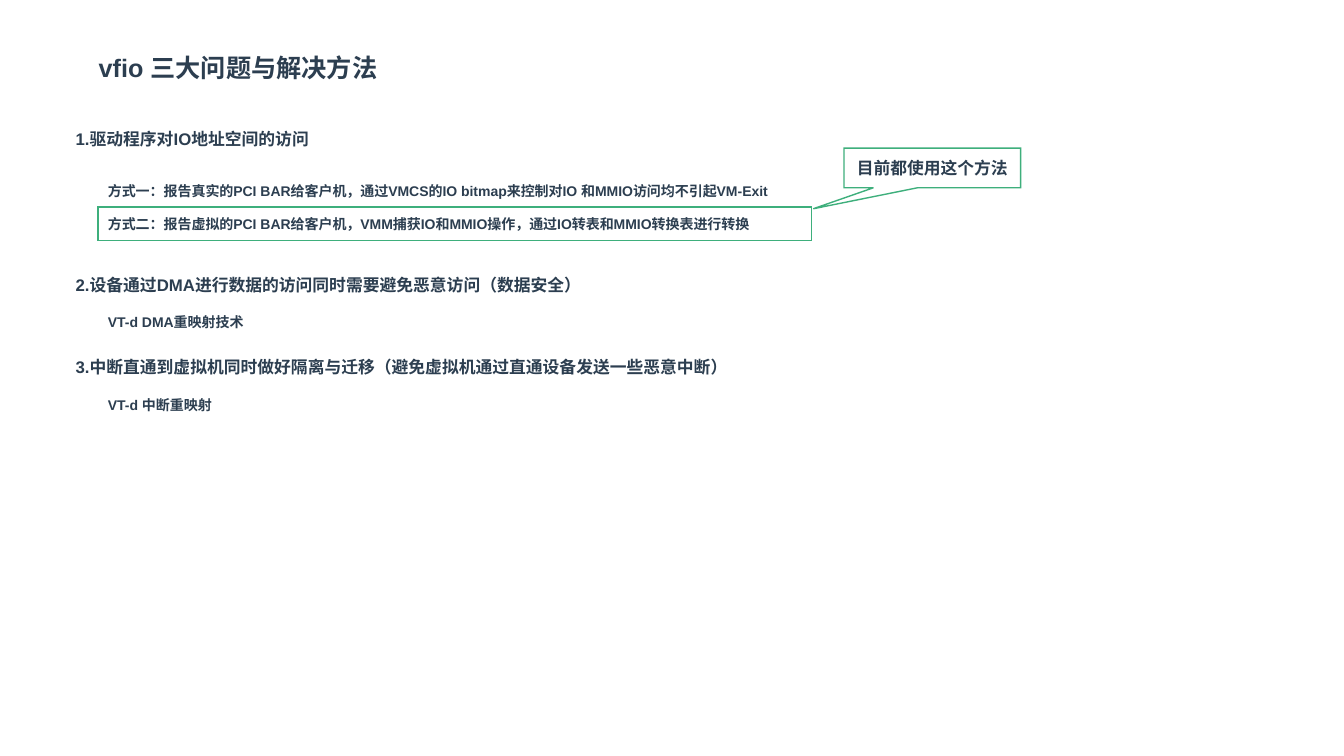
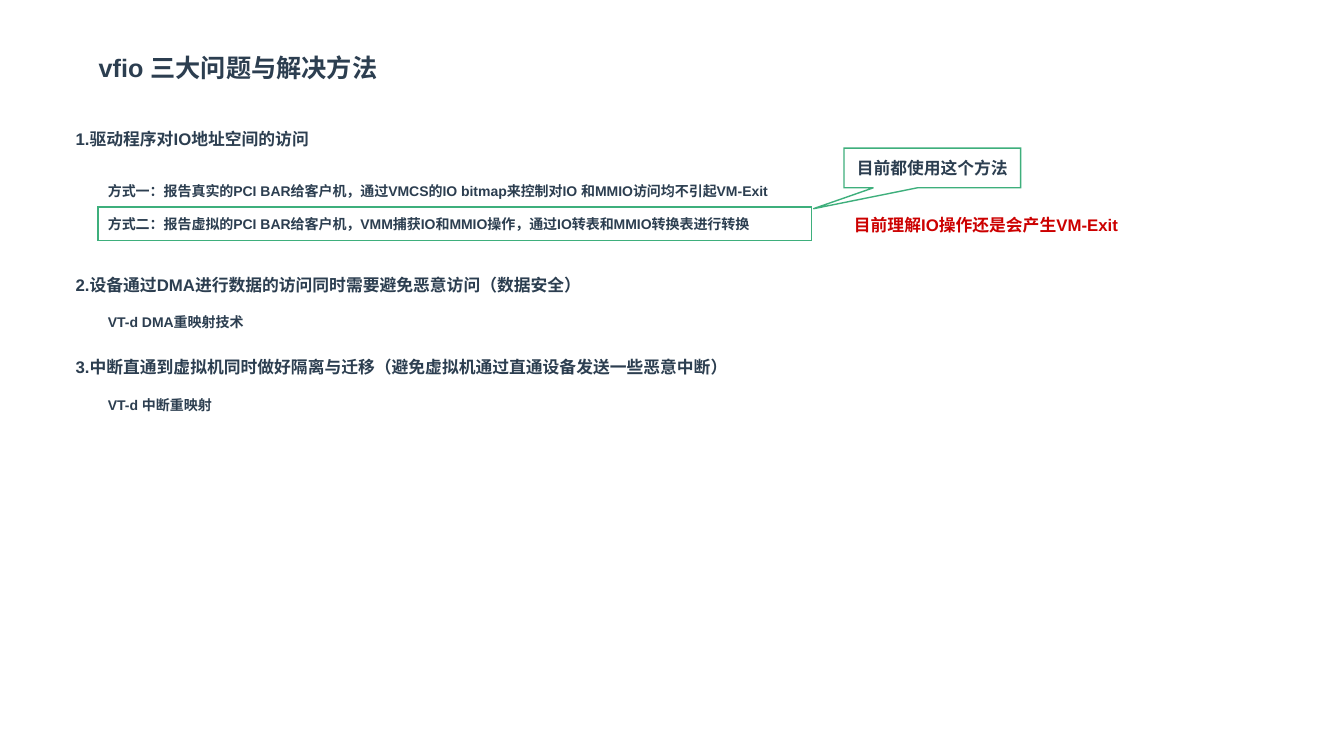
Before and after one commit to zaiqiang-dong/zaiqiang, a slide deck: slide 16 of picture/vitrualization/theory/io/io.pptx. Drawn at 1344x756 pixels with LibreOffice and Linux fonts; fonts in the diff are those of the drawing. Boxes give left, top, right and bottom in pixels: in the first picture for what was removed or moved away, otherwise in the second. Text is boxed around its words. In the diff, an @@ line names an element or a change of style, - is before the commit and + after.

```diff
--- a/picture/vitrualization/theory/io/io.pptx
+++ b/picture/vitrualization/theory/io/io.pptx
@@ text added at bbox=[854, 216, 1118, 233], 12 pt, text #CC0000, bold @@
+目前理解IO操作还是会产生VM-Exit
```
Also in this commit, not shown: 1 other slide changed, 6 other files.
